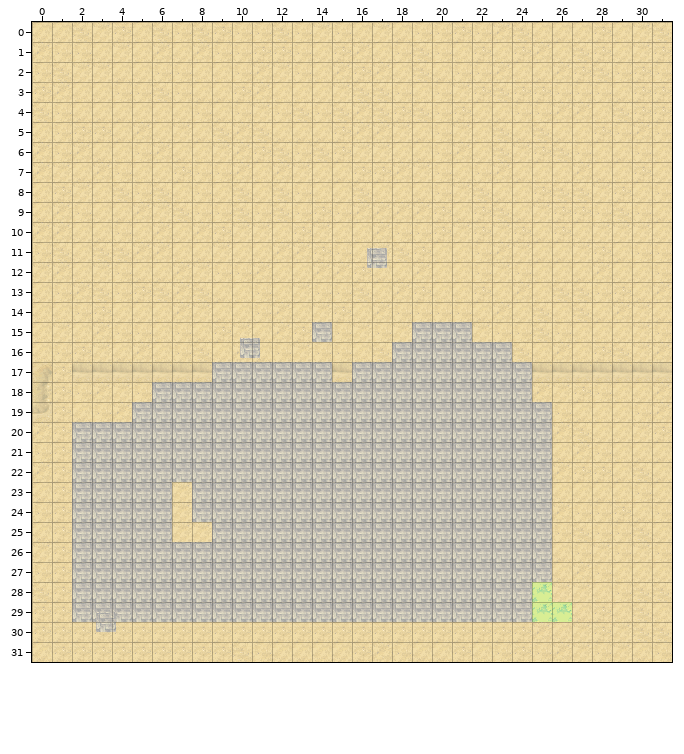
Level history. Tiled map: android/assets/maps/32/level0.tmx. The picture above is the old version.
Cells are 32x32 px. Shown: x 0..31, y 0..31.
Once edited:
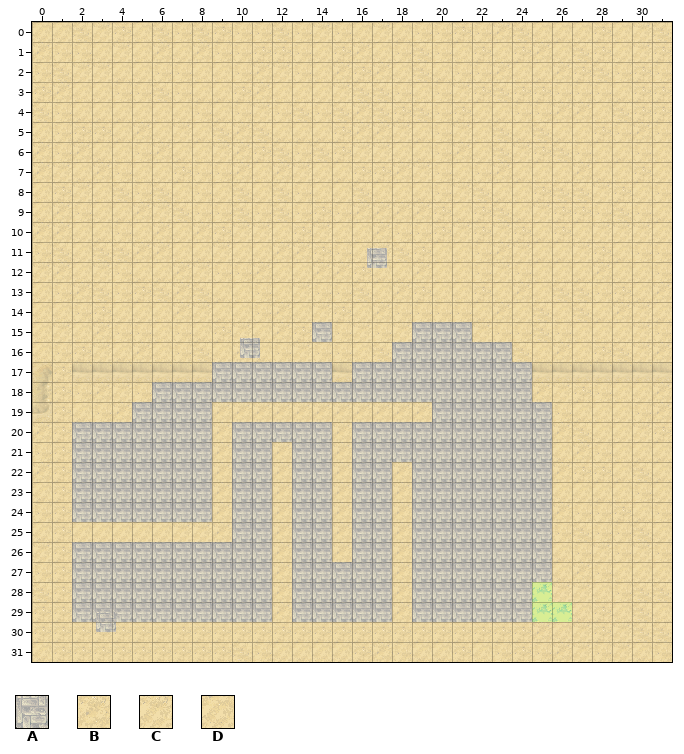
Key: from "ground_tiles": A 67 "0", B 106 "0", C 127 "0", D 128 "0".
_ is an empty cell.
Tiles replaced or removed in this view: A, C.
The commit says: Pathfinder fixed , xy bug edge of tile instead of center
What changed:
Changed rows in their new state; . is an unchanged cell.
Layer "Tile Layer 1":
first column x 2:
19 .......BBBBBBBBBBB
20 .......B.....B....
21 .......B..B..B....
22 .......B..B..B..B.
23 .....A.B..B..B..B.
24 .....A.B..B..B..B.
25 DDDDD..B..B..B..B.
26 ..........B..B..B.
27 ..........B.....B.
28 ..........B.....B.
29 ..........B.....B.
